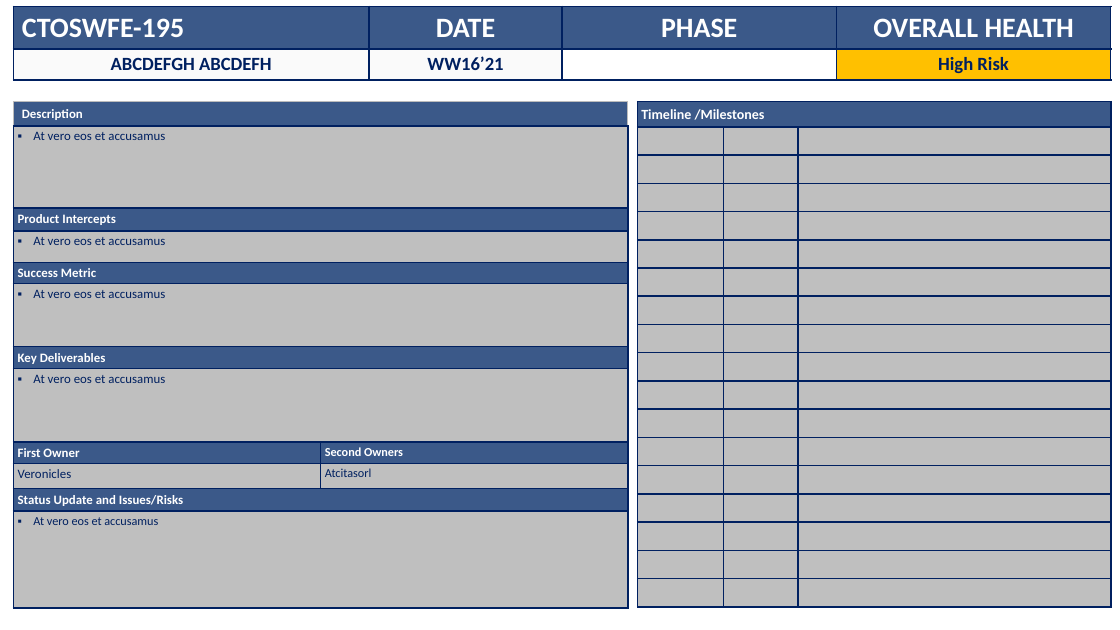
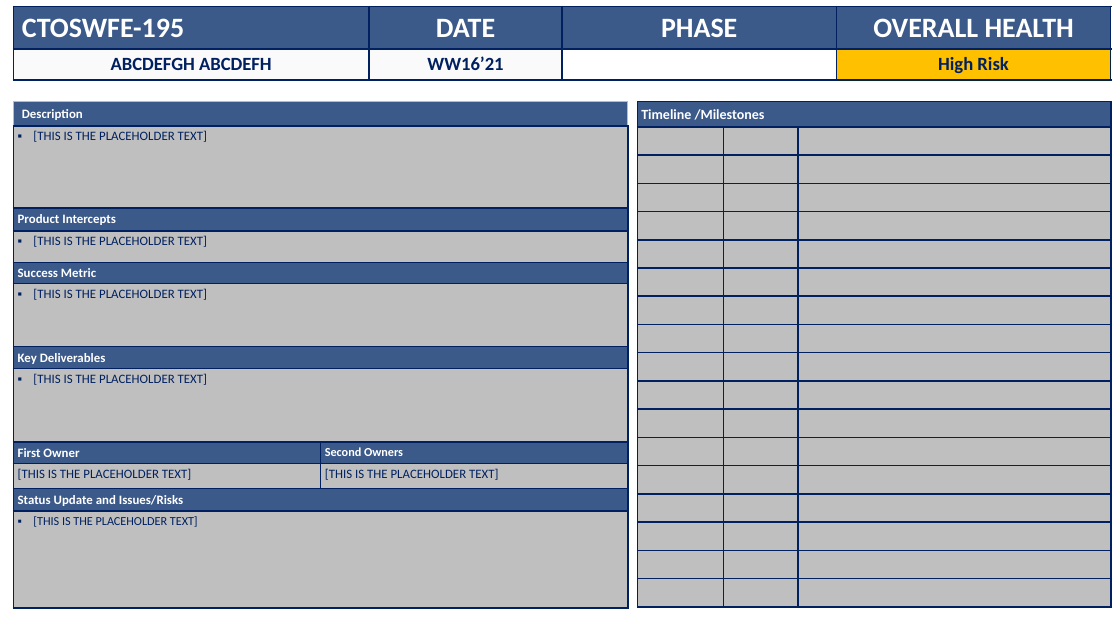
Before and after one commit to NguyenTatNhac/ppt-generator, a slide deck: slide 1 of src/main/resources/Template.pptx. Drawn at 1120x630 pixels with LibreOffice and Linux fonts; fonts in the diff are those of the drawing. Boxes give left, top, right and bottom in pixels: in the first picture for what was removed or moved away, otherwise in the second. Text is boxed around its words. In the diff, an @@ line names an element or a change of style, - is before the commit and + after.

Commit message:
Edit the Template.pptx file to correct the placeholder text run

```diff
--- a/src/main/resources/Template.pptx
+++ b/src/main/resources/Template.pptx
@@ table at box(13, 102, 628, 607) @@
-row 2, column 1: At vero eos et accusamus
+row 2, column 1: [THIS IS THE PLACEHOLDER TEXT]
-row 4, column 1: At vero eos et accusamus
+row 4, column 1: [THIS IS THE PLACEHOLDER TEXT]
-row 6, column 1: At vero eos et accusamus
+row 6, column 1: [THIS IS THE PLACEHOLDER TEXT]
-row 8, column 1: At vero eos et accusamus
+row 8, column 1: [THIS IS THE PLACEHOLDER TEXT]
-row 10, column 1: Veronicles
+row 10, column 1: [THIS IS THE PLACEHOLDER TEXT]
-row 10, column 2: Atcitasorl
+row 10, column 2: [THIS IS THE PLACEHOLDER TEXT]
-row 12, column 1: At vero eos et accusamus
+row 12, column 1: [THIS IS THE PLACEHOLDER TEXT]
```
